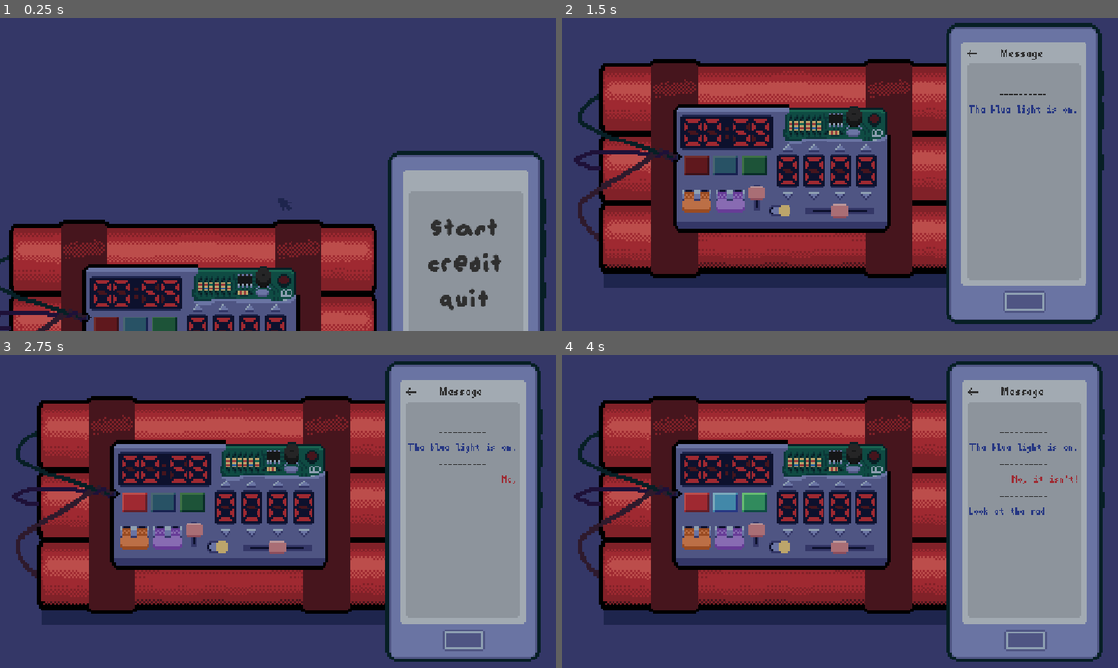
Above: before the commit, frames 1-4 (two rows, left to right).
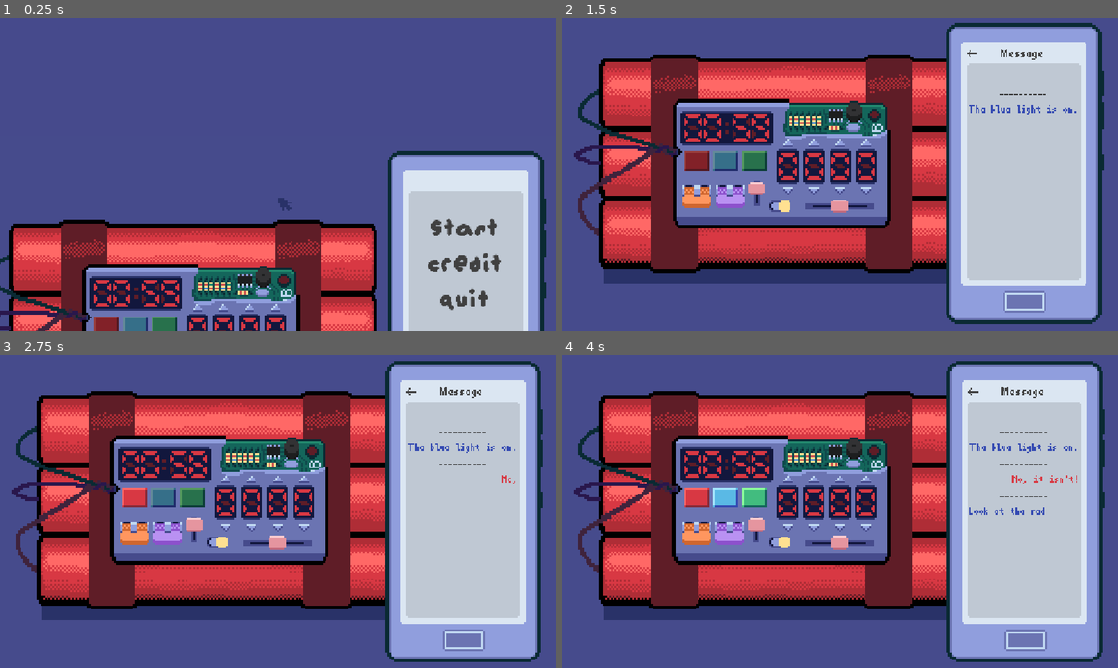
Above: after the commit, the same moments.

Repository: Mr-Excoem/brackeys-jam-2026-2
Game: Godot game, scene res://main.tscn
Same seed, same stepped clock (60 frames per second), same inputs: the game is played once before the commit and once after it.
Inputs (mouse positions are in pixels of both pictures, inside the frame that each line leads up to; where the layout moved, square brackets give the same spot in the first picture):
- Up to frame 1 (0.25 s): no input
- Up to frame 2 (1.5 s): click "START" at 0.5 s; click (778, 212) at 1.27 s
- Up to frame 3 (2.75 s): click (133, 498) [133, 502] at 2 s
- Up to frame 4 (4 s): click (751, 495) [751, 502] at 2.75 s; click (723, 498) [723, 502] at 3.5 s

The runs differ from the first frame. In frame 1, 93% of the frame differs, in the area x 0-100%, y 0-100%; in frame 2, 92%; in frame 3, 92%; in frame 4, 92%.

Commit message:
Added some visual effect when lefted time is under 20s
not sure if it looking good

Diff:
--- a/brackeys-2026/autoloads/timer.gd
+++ b/brackeys-2026/autoloads/timer.gd
@@ -1,4 +1,6 @@
 extends Timer
+
+const TIME = 60
 
 var is_bomb_solved := false
 
--- a/brackeys-2026/bomb_scenes/bomb.gd
+++ b/brackeys-2026/bomb_scenes/bomb.gd
@@ -35,7 +35,7 @@
 
 
 func enable():
-	BombTimer.start(60)
+	BombTimer.start(BombTimer.TIME)
 	red_button.disabled = false
 	green_button.disabled = false
 	blue_button.disabled = false
--- a/brackeys-2026/bomb_scenes/captcha_offset.gd
+++ b/brackeys-2026/bomb_scenes/captcha_offset.gd
@@ -7,7 +7,7 @@
 func _process(_delta):
 	if BombTimer.is_bomb_solved:
 		return
-	offset = MouseParallax.relative_position*5
+	offset = MouseParallax.relative_position*6
 
 func popup():
 	$AnimationPlayer.play("popup")
--- a/brackeys-2026/main.tscn
+++ b/brackeys-2026/main.tscn
@@ -17,6 +17,7 @@
 [ext_resource type="PackedScene" uid="uid://jhu0iglghswl" path="res://bomb_scenes/human_veritification.tscn" id="13_ycdy4"]
 [ext_resource type="Texture2D" uid="uid://clxfjo63qhh2a" path="res://assets/human_veritification_popup.png" id="15_vivmo"]
 [ext_resource type="Texture2D" uid="uid://skgh56c3hr1t" path="res://assets/tickmark.png" id="16_2cqfq"]
+[ext_resource type="Script" uid="uid://bw58iborpdkse" path="res://scripts/camera_layer.gd" id="18_074og"]
 
 [sub_resource type="Animation" id="Animation_4c57u"]
 length = 0.001
@@ -526,12 +527,13 @@
 libraries/ = SubResource("AnimationLibrary_yaehf")
 
 [node name="CameraLayer" type="CanvasLayer" parent="." unique_id=2057702418]
-
-[node name="CanvasModulate" type="ColorRect" parent="CameraLayer" unique_id=1128620488]
+script = ExtResource("18_074og")
+
+[node name="ColorRect" type="ColorRect" parent="CameraLayer" unique_id=1128620488]
 offset_right = 1152.0
 offset_bottom = 648.0
 mouse_filter = 2
-color = Color(0, 0, 0, 0.2627451)
+color = Color(1, 1, 1, 0)
 
 [node name="Camera2D" type="Camera2D" parent="CameraLayer" unique_id=732330032]
 anchor_mode = 0
--- /dev/null
+++ b/brackeys-2026/scripts/camera_layer.gd
@@ -0,0 +1,28 @@
+extends CanvasLayer
+
+const UP = -1
+const DOWN = 1
+var direction:int = 1
+
+var camera_offset:int = 20
+var speed:int = 10
+
+@onready var camera = $Camera2D
+@onready var screen = $ColorRect
+
+# Called every frame. 'delta' is the elapsed time since the previous frame.
+func _process(delta: float) -> void:
+	if BombTimer.on_titlescreen:
+		return
+	# bomb shaking
+	camera.position.y += speed * direction
+	if camera.position.y <= camera_offset * UP:
+		direction = DOWN
+	elif camera.position.y >= camera_offset * DOWN:
+		direction = UP
+	speed = max((20-BombTimer.time_left)/4,0)
+	camera_offset = speed*1.2
+
+	#screen become lighter
+	if max((20-BombTimer.time_left),0):
+		screen.color.a = (20-BombTimer.time_left)/20
Not shown, added: brackeys-2026/scripts/camera_layer.gd.uid
